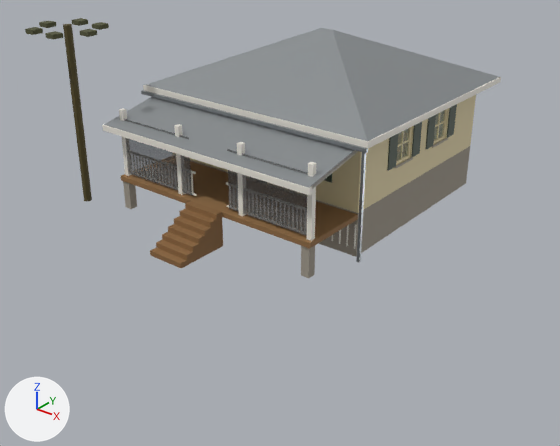
The glTF model assets/models/small_buildings/beach.glb as it was, and as the next commit left it.
Before and after are seen from a 50 mm lens placed at (16.5, -23.3, 11.9), pointed at (1.4, -4.5, 0.3). Arrows for +X, +Y and +Z are at lower left; the lights stay in place. The first picture is the older version. Objects named as collision shapes, trigger or cutter boxes, shadow casters or lower levels of detail are left out. Vertices at exactly the same position are counted once.

Names of what the first picture shows: 'LOD0'.
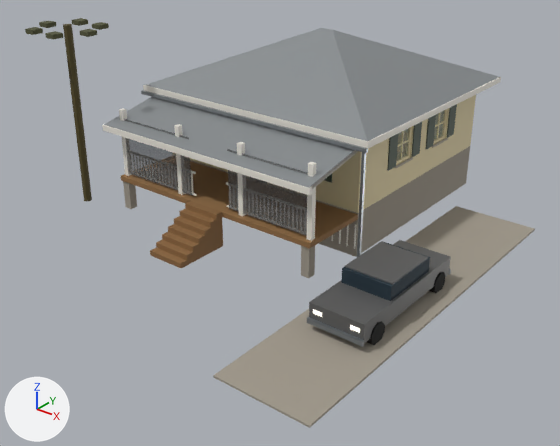
Where the change shows, as pixel boxes (x1, y1, x2, y2) in the pictures (560 x 446 px):
'LOD0', reshaped (7% wider, 57% taller)
    before: (25, 18, 501, 278)
    after: (25, 18, 535, 428)
part 1 of me_beach_lod0, added
    after: (213, 206, 535, 428)
part 2 of me_beach_lod0, added
    after: (341, 241, 430, 301)
part 3 of me_beach_lod0, added
    after: (313, 309, 322, 317)
part 4 of me_beach_lod0, added
    after: (350, 325, 360, 333)
part 5 of me_beach_lod0, added
    after: (307, 317, 364, 346)
part 6 of me_beach_lod0, added
    after: (309, 240, 451, 343)
part 7 of me_beach_lod0, added
    after: (345, 242, 428, 285)
part 8 of me_beach_lod0, added
    after: (367, 321, 385, 345)
part 9 of me_beach_lod0, added
    after: (429, 272, 445, 293)

Patch to the scene script:
```diff
--- a/assets/models/small_buildings/beach.glb.py
+++ b/assets/models/small_buildings/beach.glb.py
@@ mat_rubber @@
+mat_rubber = bpy.data.materials.new('rubber')
+# nodes: BsdfPrincipled, Mix, OutputMaterial, VertexColor
+# colours: black #222222, mixed with the vertex colours
@@ mat_paint @@
+mat_paint = bpy.data.materials.new('paint')
+mat_paint.use_nodes = True; mat_paint.node_tree.nodes.clear()
+_N = mat_paint.node_tree.nodes; _L = mat_paint.node_tree.links
+n0 = _N.new('ShaderNodeBsdfPrincipled'); n0.name = 'Principled BSDF'
+n0.inputs[2].default_value = 0.4  # 'Roughness'
+n1 = _N.new('ShaderNodeOutputMaterial'); n1.name = 'Material Output'
+n2 = _N.new('ShaderNodeVertexColor'); n2.name = 'Color Attribute'
+_L.new(n0.outputs[0], n1.inputs[0])  # 'BSDF' to 'Surface'
+_L.new(n2.outputs[0], n0.inputs[0])  # 'Color' to 'Base Color'
@@ me_beach_lod0 @@
 # used by ob_lod0; location = (0.0, 0.0, 0.0)
-me_beach_lod0.from_pydata(...)  # 2318 vertices, 4002 faces; spans x -7.1..4.91, y -8.56..5.1, z -0.3..6.5
+me_beach_lod0.from_pydata(...)  # 2462 vertices, 4242 faces; spans x -7.1..8.3, y -12.0..5.1, z -0.3..6.5
+# me_beach_lod0 part 1: a new loose piece, a box spanning x 5.3..8.3, y -12.0..1.0, z 0.0..0.06, in mat_concrete
+# me_beach_lod0 part 2: a new loose piece, a box spanning x 6.0..7.6, y -7.45..-5.35, z 0.92..1.38, in mat_glassdark
+# me_beach_lod0 part 3: a new loose piece, a box spanning x 6.05..6.35, y -8.86..-8.85, z 0.62..0.75, in mat_lamp
+# me_beach_lod0 part 4: a new loose piece, a box spanning x 7.25..7.55, y -8.86..-8.85, z 0.62..0.75, in mat_lamp
+# me_beach_lod0 part 5: a new loose piece, a box spanning x 5.9..7.7, y -8.93..-8.85, z 0.3..0.45, in mat_metal
+# me_beach_lod0 part 6: a new loose piece, a box spanning x 5.92..7.68, y -8.85..-4.15, z 0.32..0.92, in mat_paint
+# me_beach_lod0 part 7: a new loose piece, a box spanning x 6.02..7.58, y -7.35..-5.45, z 1.38..1.42, in mat_paint
+# me_beach_lod0 part 8: a new loose piece, a 10-sided cylinder along x spanning x 7.51..7.73, y -8.51..-7.89, z 0.0..0.66, in mat_rubber
+# me_beach_lod0 part 9: a new loose piece, a 10-sided cylinder along x spanning x 7.51..7.73, y -5.11..-4.49, z 0.0..0.66, in mat_rubber
+# other edits to the shape of me_beach_lod0 do not show in these pictures
 me_beach_lod0.materials.append(mat_concrete)
@@ me_beach_lod0 @@
 me_beach_lod0.materials.append(mat_wood)
+me_beach_lod0.materials.append(mat_glassdark)
+me_beach_lod0.materials.append(mat_paint)
+me_beach_lod0.materials.append(mat_rubber)
```
